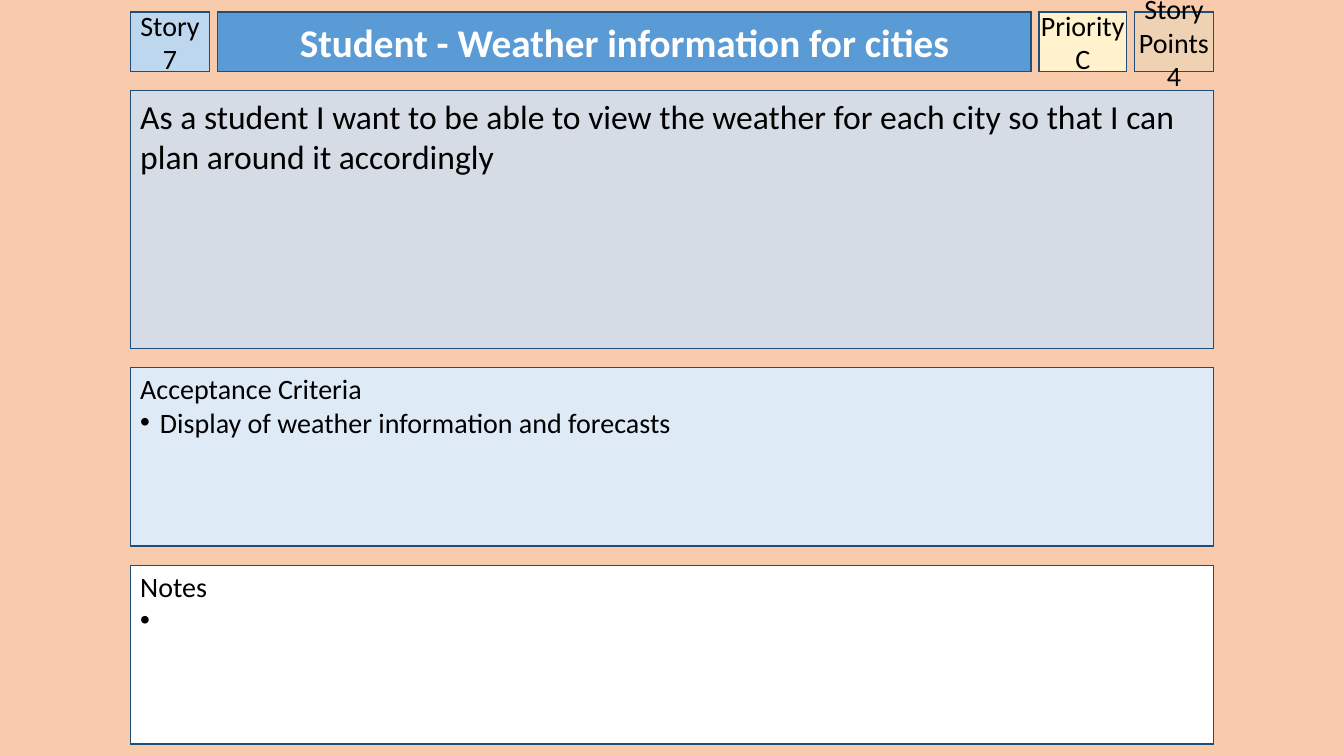
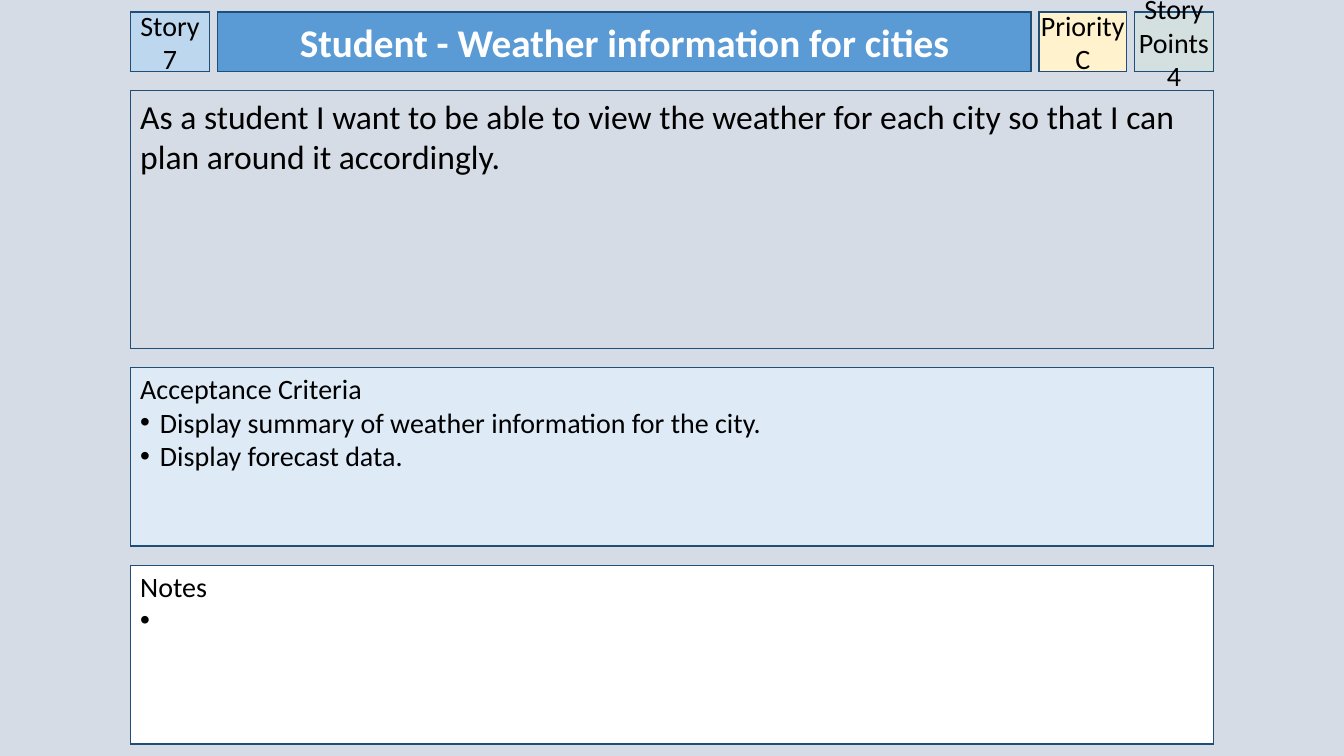
Before and after one commit to owencharters/IFB299, a slide deck: slide 8 of IFB299 - Collaborated User Stories - 2.pptx. Drawn at 1344x756 pixels with LibreOffice and Linux fonts; fonts in the diff are those of the drawing. Boxes give left, top, right and bottom in pixels: in the first picture for what was removed or moved away, otherwise in the second. Text is boxed around its words. In the diff, an @@ line names an element or a change of style, - is before the commit and + after.

```diff
--- a/IFB299 - Collaborated User Stories - 2.pptx
+++ b/IFB299 - Collaborated User Stories - 2.pptx
@@ background #F8CBAD to #D6DCE5 @@
@@ text in rectangle at [140, 105, 1174, 175]: text changed @@
-As a student I want to be able to view the weather for each city so that I can plan around it accordingly
+As a student I want to be able to view the weather for each city so that I can plan around it accordingly.
@@ text in rectangle at [160, 413, 761, 471]: text changed @@
-• Display of weather information and forecasts
+• Display summary of weather information for the city.
+• Display forecast data.
```
Also in this commit, not shown: 18 other slides changed, 1 slide added, 1 other file.
